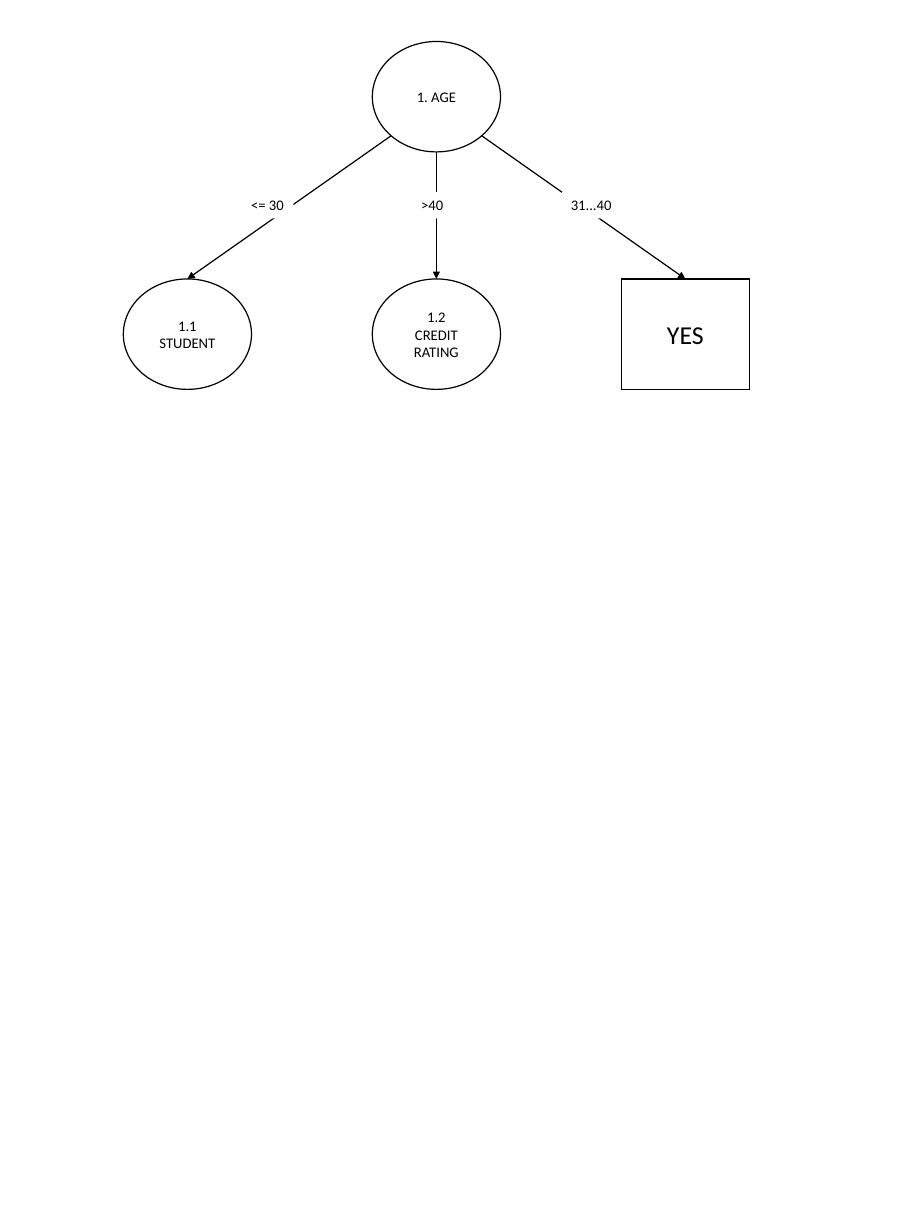
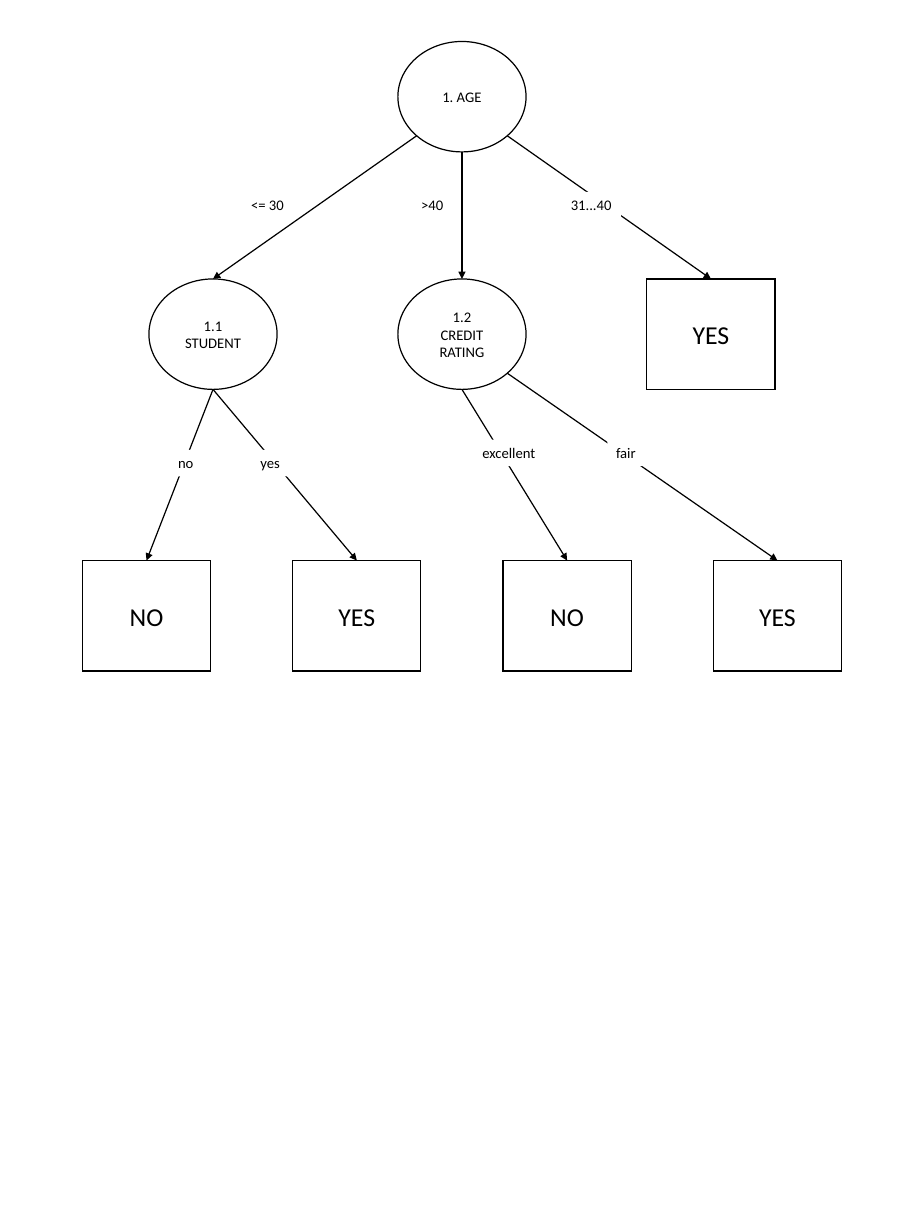
Before and after one commit to iseplutpinur/KomputasiCerdas, a slide deck: slide 1 of Data Mining/Descision Tree/tree.pptx. Drawn at 924x1232 pixels with LibreOffice and Linux fonts; fonts in the diff are those of the drawing. Boxes give left, top, right and bottom in pixels: in the first picture for what was removed or moved away, otherwise in the second. Text is boxed around its words. In the diff, an @@ line names an element or a change of style, - is before the commit and + after.

```diff
--- a/Data Mining/Descision Tree/tree.pptx
+++ b/Data Mining/Descision Tree/tree.pptx
@@ 3 ellipses, 3 arrows, 1 rectangle: place and size @@
-3 ellipses, 3 arrows, 1 rectangle at (123, 41, 750, 390)
+3 ellipses, 3 arrows, 1 rectangle at (149, 41, 775, 390)
@@ group added at (83, 373, 842, 671): 4 arrows, 4 texts, 4 rectangles @@
+yes
+no
+excellent
+fair
+NO
+YES
+NO
+YES
```
Also in this commit, not shown: 1 other file.
